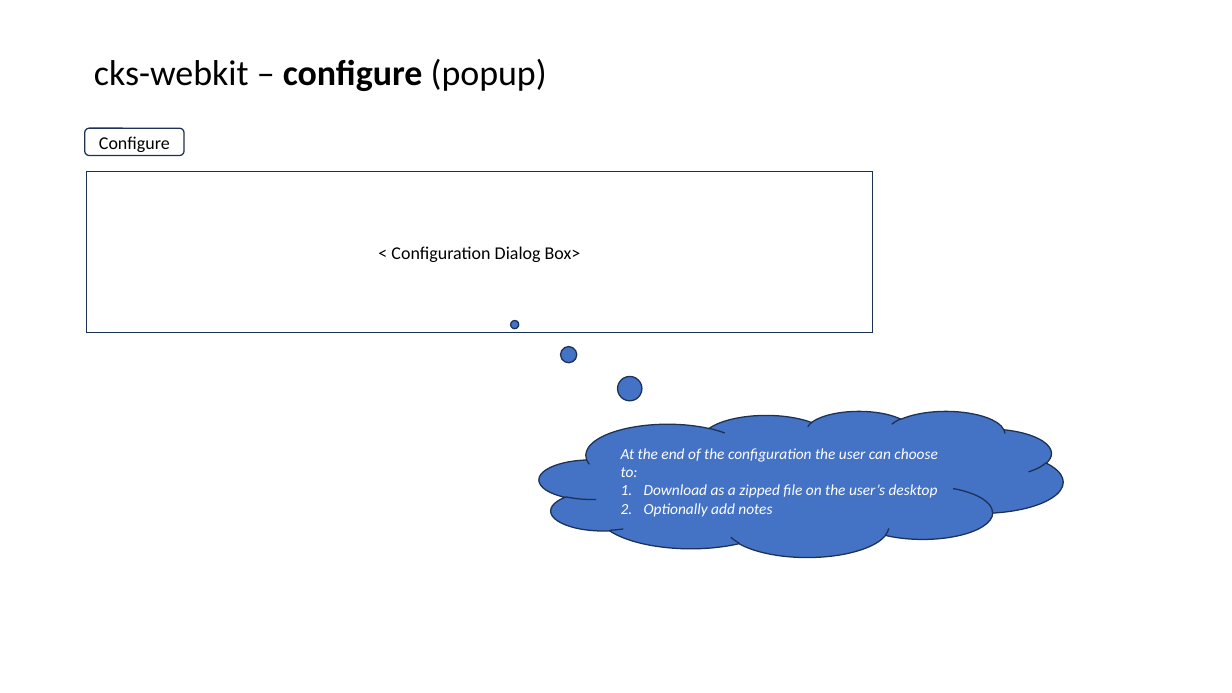
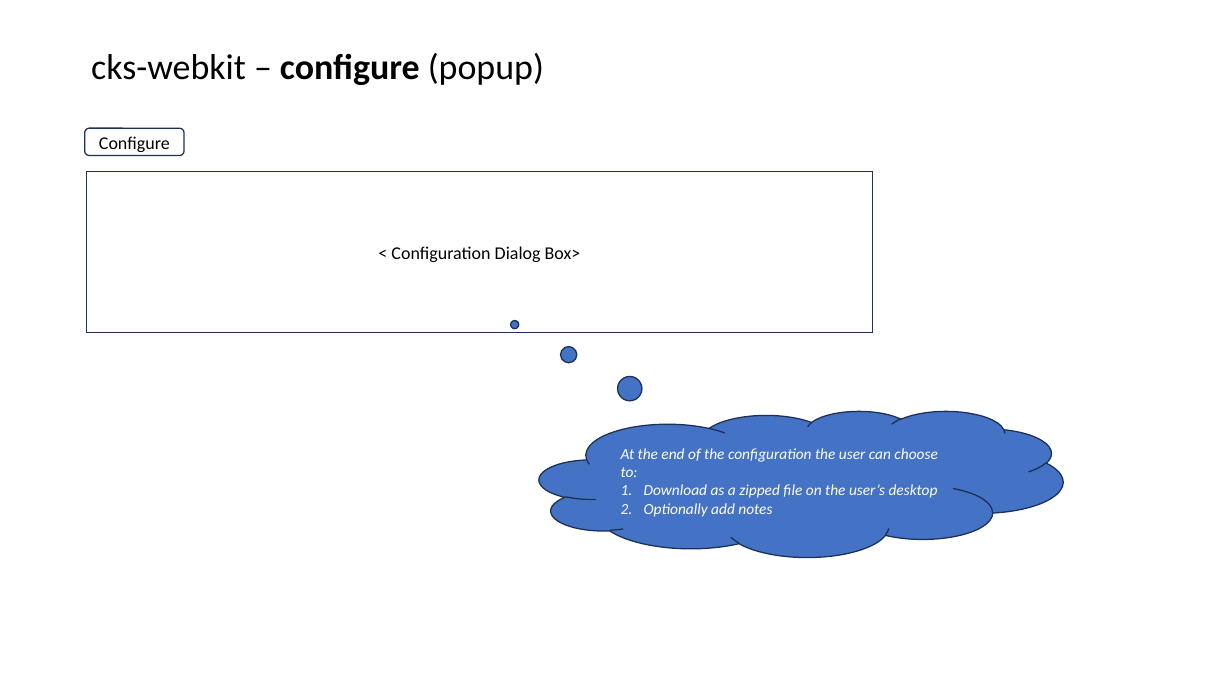
Before and after one commit to CodeKickstart/cks, a slide deck: slide 12 of _docs/CodeKickStart.pptx. Drawn at 1232x693 pixels with LibreOffice and Linux fonts; fonts in the diff are those of the drawing. Boxes give left, top, right and bottom in pixels: in the first picture for what was removed or moved away, otherwise in the second. Text is boxed around its words. In the diff, an @@ line names an element or a change of style, - is before the commit and + after.

```diff
--- a/_docs/CodeKickStart.pptx
+++ b/_docs/CodeKickStart.pptx
@@ title "cks-webkit – configure (popup)": place and size @@
-title "cks-webkit – configure (popup)" at (94, 59, 547, 91)
+title "cks-webkit – configure (popup)" at (91, 53, 544, 85)
```
Also in this commit, not shown: 1 slide added.
